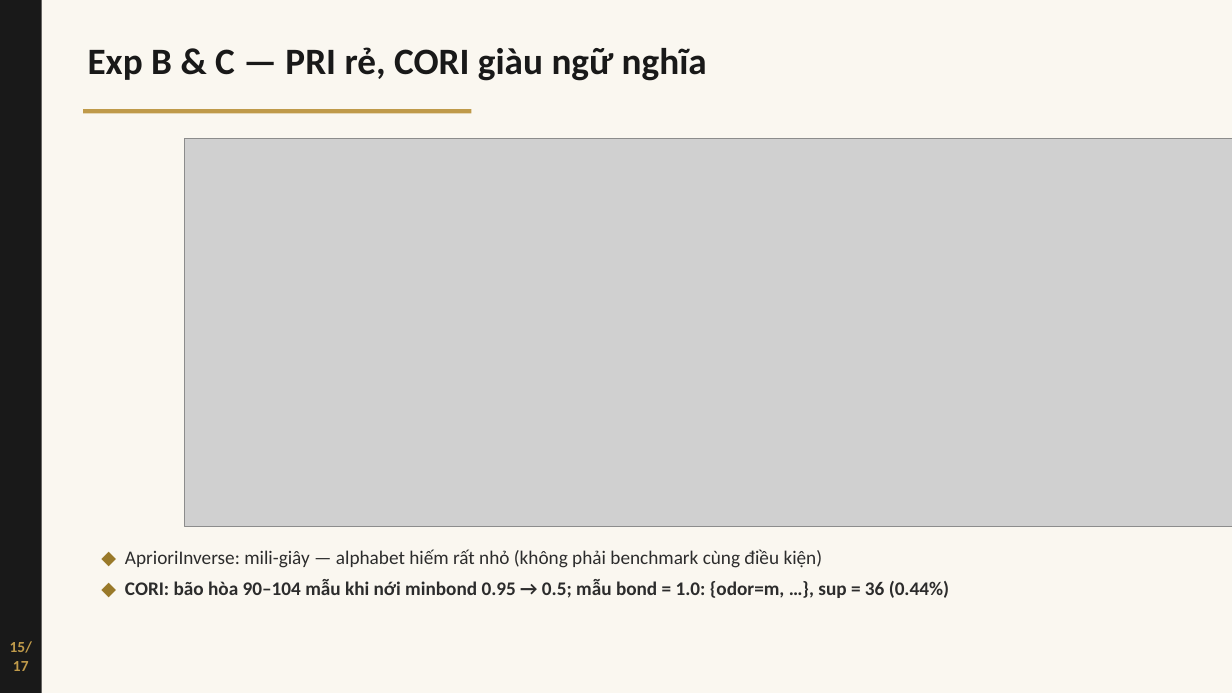
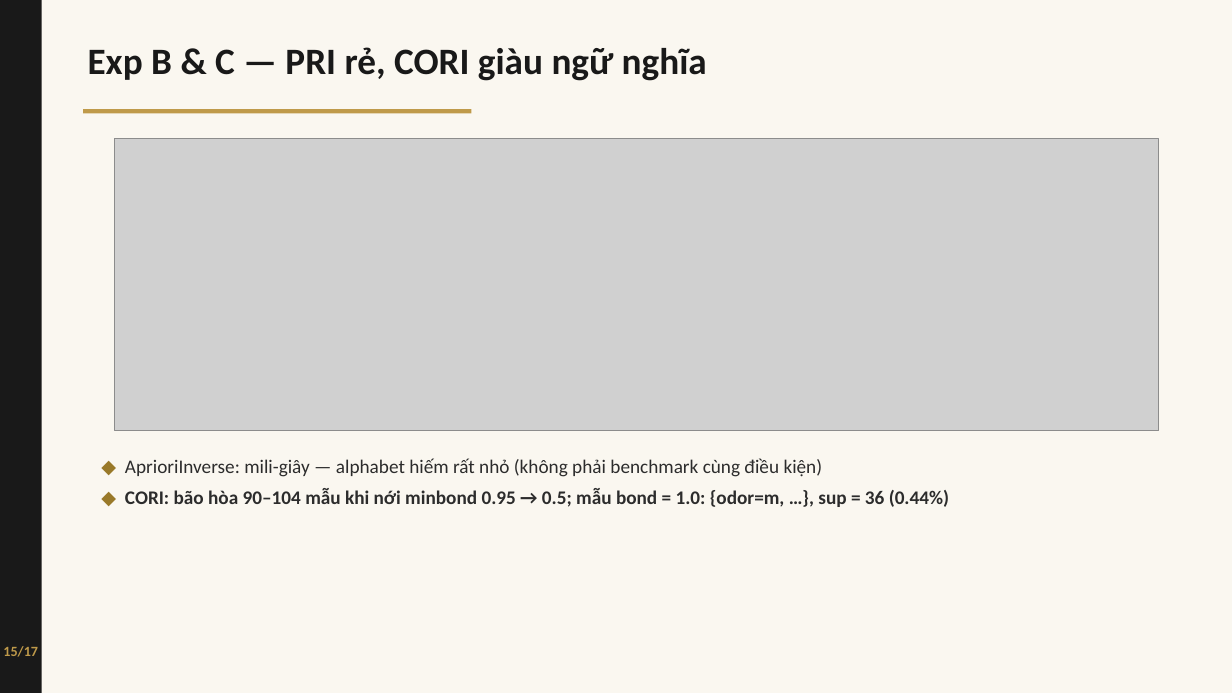
Before and after one commit to canhcutcon/advantage_data_mining, a slide deck: slide 15 of slides/presentation_v2.pptx. Drawn at 1232x693 pixels with LibreOffice and Linux fonts; fonts in the diff are those of the drawing; grey boxes stand for pictures. Boxes give left, top, right and bottom in pixels: in the first picture for what was removed or moved away, otherwise in the second. Text is boxed around its words. In the diff, an @@ line names an element or a change of style, - is before the commit and + after.

Commit message:
Refine layout and styling in presentation; adjust textbox dimensions and font size for improved aesthetics and readability.

```diff
--- a/slides/presentation_v2.pptx
+++ b/slides/presentation_v2.pptx
@@ picture: place and size @@
-picture at box(185, 139, 1232, 527)
+picture at box(115, 139, 1159, 431)
@@ text "◆ AprioriInverse: mili-giây — alphabet ...": place and size @@
-text "◆ AprioriInverse: mili-giây — alphabet ..." at box(125, 549, 949, 598)
+text "◆ AprioriInverse: mili-giây — alphabet ..." at box(125, 458, 949, 507)
@@ text "15/17" at box(3, 646, 38, 657): size 12 to 11 pt @@
```
Also in this commit, not shown: 14 other slides changed, 1 other file.
